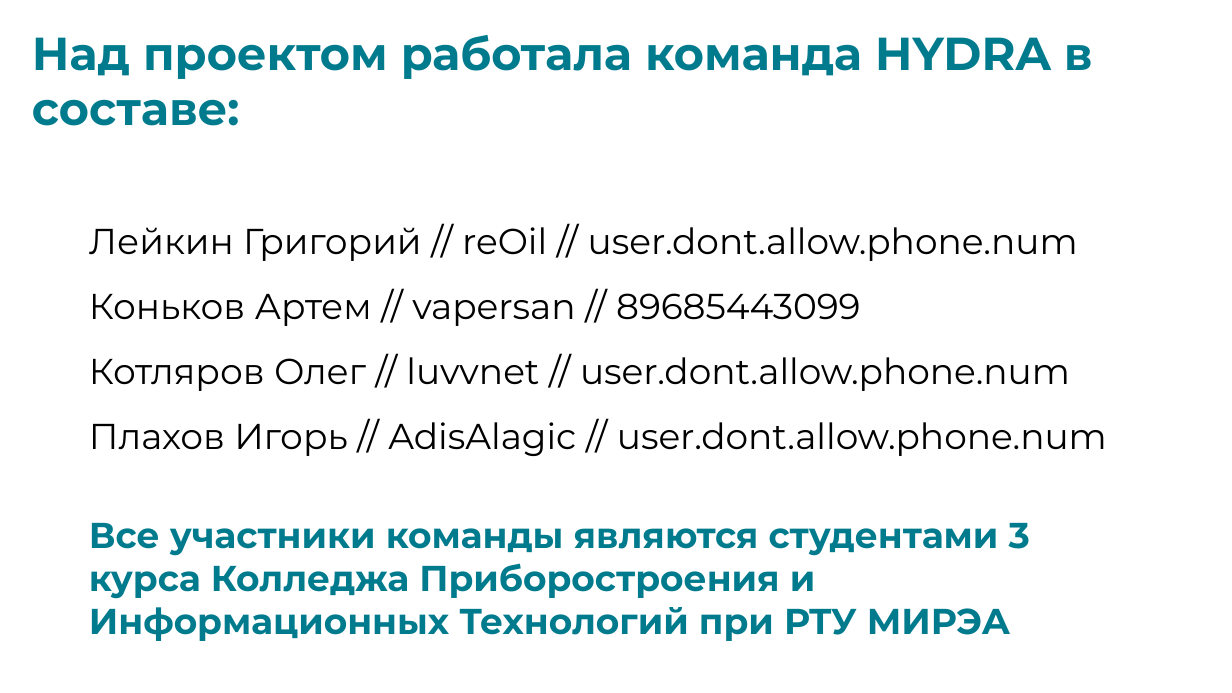
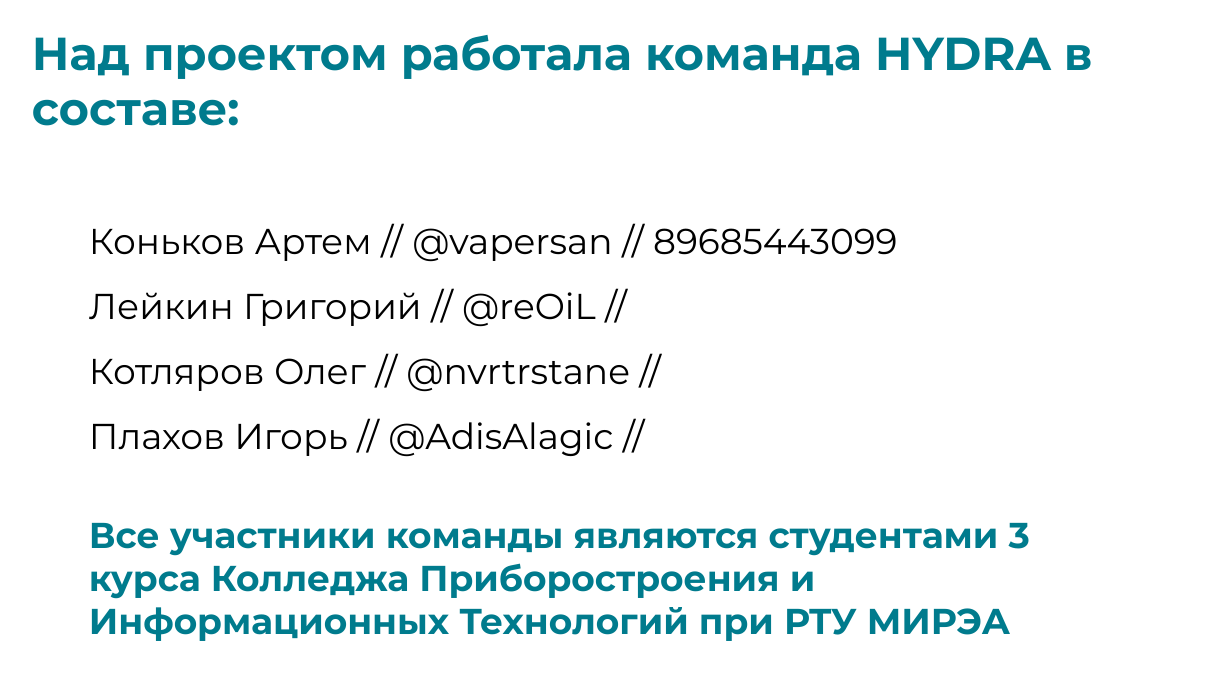
Before and after one commit to vapersan/changellenge, a slide deck: slide 11 of prezentation/HSM.pptx. Drawn at 1232x693 pixels with LibreOffice and Linux fonts; fonts in the diff are those of the drawing. Boxes give left, top, right and bottom in pixels: in the first picture for what was removed or moved away, otherwise in the second. Text is boxed around its words. In the diff, an @@ line names an element or a change of style, - is before the commit and + after.

```diff
--- a/prezentation/HSM.pptx
+++ b/prezentation/HSM.pptx
@@ text at [89,228,897,457]: text changed @@
-Лейкин Григорий // reOil // user.dont.allow.phone.num
-Коньков Артем // vapersan // 89685443099
-Котляров Олег // luvvnet // user.dont.allow.phone.num
-Плахов Игорь // AdisAlagic // user.dont.allow.phone.num
+Коньков Артем // @vapersan // 89685443099
+Лейкин Григорий // @reOiL //
+Котляров Олег // @nvrtrstane //
+Плахов Игорь // @AdisAlagic //
```
Also in this commit, not shown: 3 other slides changed, 1 other file.
